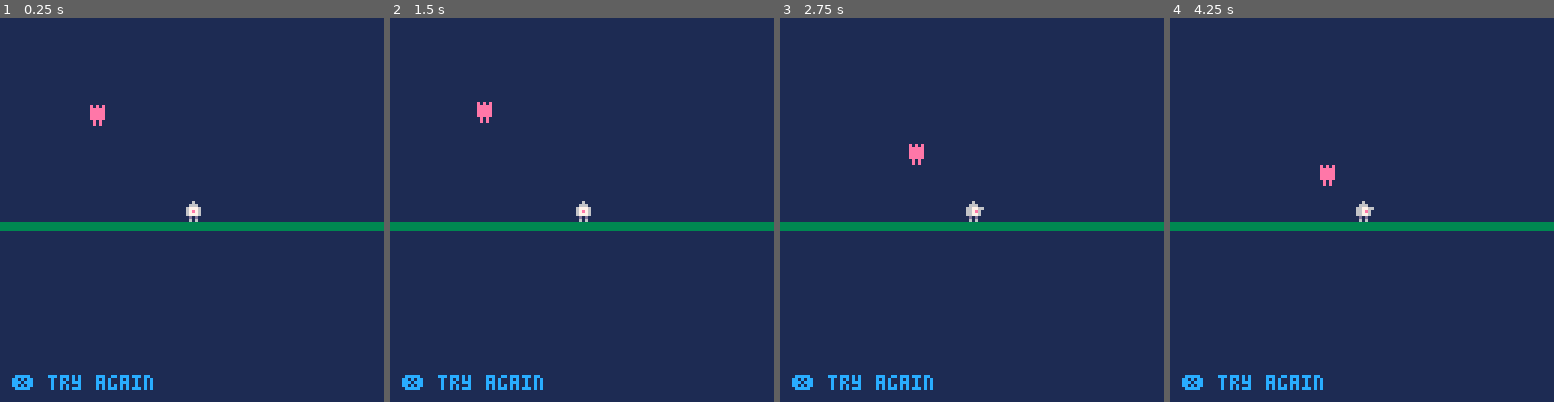
Above: before the commit, frames 1-4 (left to right).
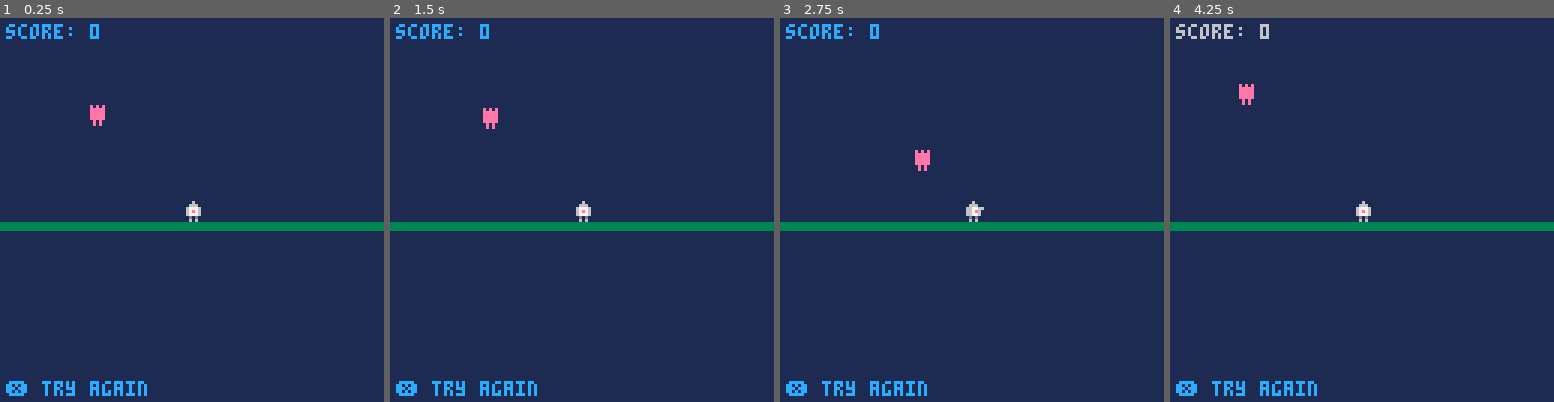
Above: after the commit, the same moments.

Repository: noman-land/dance
Game: PICO-8 cartridge dance.p8
Two runs of this game, one before a commit and one after it. Both use one fixed random seed, a clock stepped at 60 frames per second and the inputs below.
Inputs:
- Up to frame 1 (0.25 s): no input
- Up to frame 2 (1.5 s): tap X (X key) at 0.33, 1.07 s; tap O (Z key) at 0.7 s
- Up to frame 3 (2.75 s): hold Right 1.6-2.1 s; tap O (Z key) at 1.7, 2.1, 2.5 s; tap X (X key) at 1.85 s; hold Up 2.15-2.42 s; hold Right from 2.47 s (still down)
- Up to frame 4 (4.25 s): tap O (Z key) every 0.4 s from 2.9 to 4.1 s; tap X (X key) at 2.97, 4.08 s; release Right at 3.03 s; hold Left 3.08-3.58 s; hold Down 3.63-3.97 s; hold Right from 4.02 s (still down)

The runs differ from the first frame. In frame 1, 1.3% of the frame differs, in the area x 1-40%, y 1-99%; in frame 2, 1.5%; in frame 3, 1.5%; in frame 4, 1.7%, in the area x 1-54%, y 1-99%.

Commit message:
Keep score

Diff:
--- a/main.lua
+++ b/main.lua
@@ -2,16 +2,17 @@
 	frame = 0
 end
 
-function _update60()
-	frame += 0.5
+function _update()
+	frame += 1
 	reload:check()
-	complete:check(sil_guy)
+	complete:check(sil_guy, dance_guy)
 	sil_guy:update()
 	dance_guy:update()
 end
 
 function _draw()
 	background:draw()
+	score:draw()
 	sil_guy:draw()
 	ground:draw()
 	dance_guy:draw()
--- a/text.lua
+++ b/text.lua
@@ -3,7 +3,7 @@
     return pressed_any "❎"
   end,
   draw = function()
-    print("❎ try again", 4, 119, 12)
+    print("❎ try again", 2, 121, 12)
   end
 }
 
@@ -16,23 +16,29 @@
 complete = {
   level_won = false,
   is_over = false,
-  check = function(self, sil_guy)
+  check = function(self, sil_guy, dance_guy)
     local correctly_pressed = pressed_only(sil_guy.winning_move)
     local moment_of_overlap = flr(sil_guy.pos.y) == dance_guy.pos.y
     if correctly_pressed and moment_of_overlap then
       -- flash screen
       cls(14)
       self.level_won = true
+      score.score += 1
     end
     self.is_over = sil_guy.pos.y > dance_guy.pos.y
   end,
   draw = function(self)
     if self.level_won then
       print('great job!', 20, 40, 14)
-      print('score: 1', 20, 47, 14)
     elseif self.is_over then
       print('bad job :(', 70, 40, 8)
-      print('score: 0', 70, 47, 8)
     end
   end
 }
+
+score = {
+  score = 0,
+  draw = function(self)
+    print("score: " .. self.score, 2, 2)
+  end
+}
Not shown, changed: index.js
